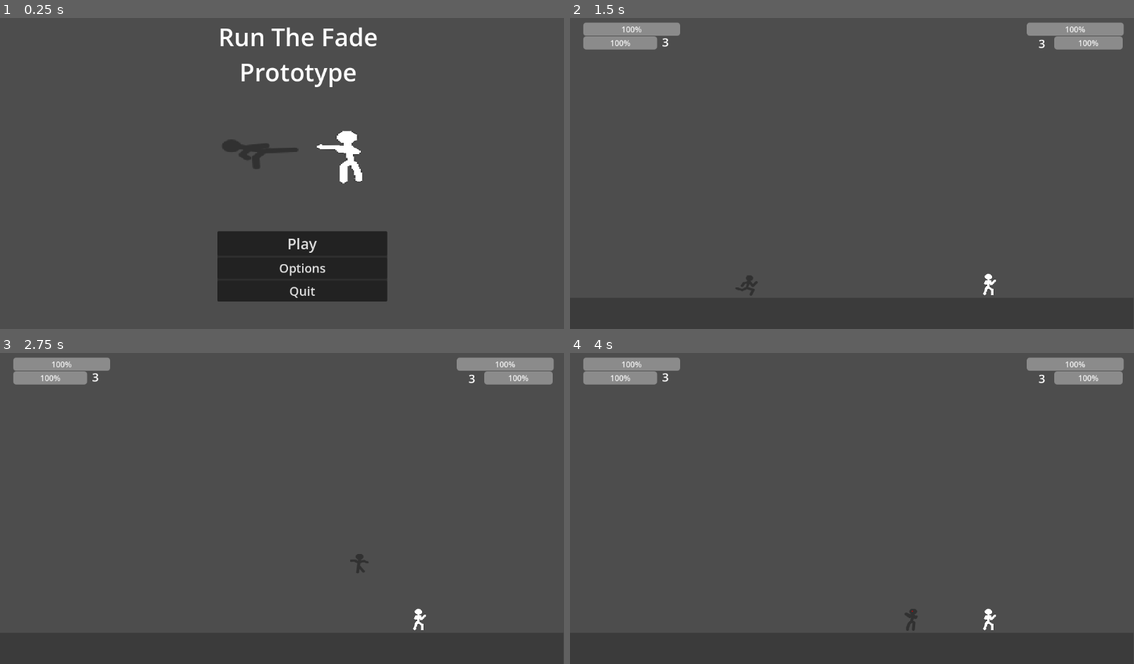
Above: before the commit, frames 1-4 (two rows, left to right).
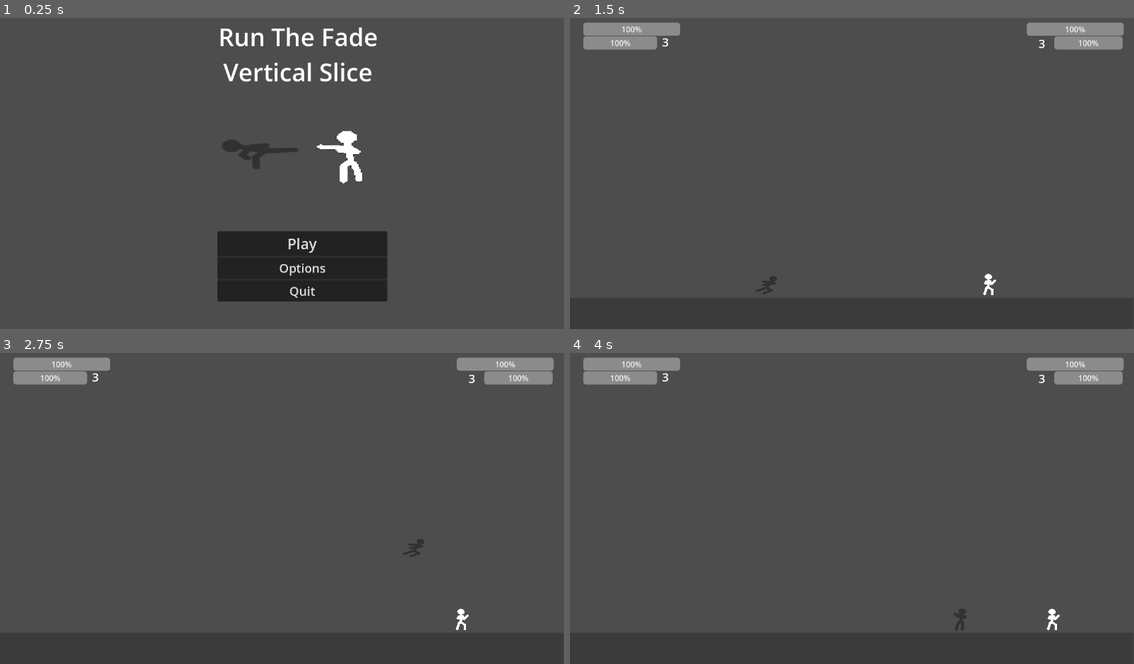
Above: after the commit, the same moments.

Repository: dsivodhamen-cmd/RunTheFade
Game: Godot game, scene res://scenes/main_menu.tscn
The game is run twice, just before and just after one commit, with the same random seed, the same clock (stepped at 60 frames per second) and the same inputs. This scene is started directly instead of the project's main scene.
Inputs:
- Up to frame 1 (0.25 s): no input
- Up to frame 2 (1.5 s): click "Play" at 0.5 s; tap Enter at 1.25 s; hold D (p1_right) from 1.28 s (still down); tap Z (p1_dash, bound only after the commit) at 1.35 s
- Up to frame 3 (2.75 s): keep holding D (p1_right); tap W (p1_up) at 1.52, 2.27 s; tap , (p2_dash, bound only after the commit) at 1.55, 2.1 s; tap Z (p1_dash, bound only after the commit) at 2.3 s
- Up to frame 4 (4 s): release D (p1_right) at 2.78 s; hold A (p1_left) 2.78-3.53 s; hold F (p1_block) 2.78-3.53 s; tap , (p2_dash, bound only after the commit) at 3.05 s; hold D (p1_right) from 3.53 s (still down); tap X (p1_heavy_attack) at 3.6 s; tap W (p1_up) at 3.77 s; tap Z (p1_dash, bound only after the commit) at 3.8 s

The runs differ from the first frame. In frame 1, 0.8% of the frame differs, in the area x 39-66%, y 14-23%; in frame 2, 0.1%; in frame 3, 0.3%; in frame 4, 0.3%.

Commit message:
Created dashing for both players

Diff:
--- a/run-the-fade/project.godot
+++ b/run-the-fade/project.godot
@@ -91,6 +91,16 @@
 "events": [Object(InputEventKey,"resource_local_to_scene":false,"resource_name":"","device":-1,"window_id":0,"alt_press …(192 unchanged characters)…
 ]
 }
+p1_dash={
+"deadzone": 0.2,
+"events": [Object(InputEventKey,"resource_local_to_scene":false,"resource_name":"","device":-1,"window_id":0,"alt_pressed":false,"shift_pressed":false,"ctrl_pressed":false,"meta_pressed":false,"pressed":false,"keycode":0,"physical_keycode":90,"key_label":0,"unicode":122,"location":0,"echo":false,"script":null)
+]
+}
+p2_dash={
+"deadzone": 0.2,
+"events": [Object(InputEventKey,"resource_local_to_scene":false,"resource_name":"","device":-1,"window_id":0,"alt_pressed":false,"shift_pressed":false,"ctrl_pressed":false,"meta_pressed":false,"pressed":false,"keycode":0,"physical_keycode":44,"key_label":0,"unicode":44,"location":0,"echo":false,"script":null)
+]
+}
 
 [physics]
 
--- a/run-the-fade/scenes/main_menu.tscn
+++ b/run-the-fade/scenes/main_menu.tscn
@@ -21,7 +21,7 @@
 offset_bottom = 156.0
 theme_override_font_sizes/font_size = 50
 text = "Run The Fade
-Prototype"
+Vertical Slice"
 horizontal_alignment = 1
 
 [node name="Sprite2D" type="Sprite2D" parent="." unique_id=325420556]
--- a/run-the-fade/scenes/player-1-body.tscn
+++ b/run-the-fade/scenes/player-1-body.tscn
@@ -22,6 +22,21 @@
 "transitions": PackedFloat32Array(1),
 "update": 1,
 "values": [15]
+}
+
+[sub_resource type="Animation" id="Animation_kh13r"]
+resource_name = "Dash"
+tracks/0/type = "value"
+tracks/0/imported = false
+tracks/0/enabled = true
+tracks/0/path = NodePath("Sprite2D:frame")
+tracks/0/interp = 1
+tracks/0/loop_wrap = true
+tracks/0/keys = {
+"times": PackedFloat32Array(0),
+"transitions": PackedFloat32Array(1),
+"update": 1,
+"values": [18]
 }
 
 [sub_resource type="Animation" id="Animation_nkgys"]
@@ -247,6 +262,7 @@
 [sub_resource type="AnimationLibrary" id="AnimationLibrary_8q7sp"]
 _data = {
 &"Block": SubResource("Animation_ggp8a"),
+&"Dash": SubResource("Animation_kh13r"),
 &"Death": SubResource("Animation_nkgys"),
 &"Heavy down attack": SubResource("Animation_w2gr0"),
 &"Heavy side attack": SubResource("Animation_ys4xf"),
--- a/run-the-fade/scenes/player-2-body.tscn
+++ b/run-the-fade/scenes/player-2-body.tscn
@@ -22,6 +22,21 @@
 "transitions": PackedFloat32Array(1),
 "update": 1,
 "values": [15]
+}
+
+[sub_resource type="Animation" id="Animation_as0cf"]
+resource_name = "Dash"
+tracks/0/type = "value"
+tracks/0/imported = false
+tracks/0/enabled = true
+tracks/0/path = NodePath("Sprite2D:frame")
+tracks/0/interp = 1
+tracks/0/loop_wrap = true
+tracks/0/keys = {
+"times": PackedFloat32Array(0),
+"transitions": PackedFloat32Array(1),
+"update": 1,
+"values": [18]
 }
 
 [sub_resource type="Animation" id="Animation_qo5eu"]
@@ -246,6 +261,7 @@
 [sub_resource type="AnimationLibrary" id="AnimationLibrary_r8fjk"]
 _data = {
 &"Block": SubResource("Animation_ggp8a"),
+&"Dash": SubResource("Animation_as0cf"),
 &"Death": SubResource("Animation_qo5eu"),
 &"Heavy down attack": SubResource("Animation_w2gr0"),
 &"Heavy side attack": SubResource("Animation_ys4xf"),
--- a/run-the-fade/scripts/player_1.gd
+++ b/run-the-fade/scripts/player_1.gd
@@ -24,13 +24,17 @@
 var parry_window = 0.2
 # create a varabile storing the window where the player can parry attacks.
 var is_attacking = false
-# creates a variable storing the players atacking, make it where they arent attacking
+# creates a variable storing the players atack, make it where they arent attacking
 var is_stunned = false
 # creates a variable storing the players stun, makes it where player isnt stunned.
 var lifes: int = 3
 # creates a vrabile storing the players lives as in interger.
 var is_dead = false
 # creates a varaible storing whether the player is dead, makes it where the player isnt dead
+var dash = 500
+# create a varaible storing the players dash
+var is_dashing = false
+# creates a varaible storing the players dash, makes it where the player isnt dashing
 
 
 @export var animation: AnimationPlayer
@@ -113,6 +117,13 @@
 		return
 # If the player is dead then this will prevent the player from moving and lets thm fall if in air
 
+	if is_dashing:
+		move_and_slide()
+		animation.play("Dash")
+		return
+# If the player is dashing then this will prevent the player from moving and plays the dashing animation
+
+
 	if direction > 0:
 		sprite_2d.flip_h = false
 # If the player is moving to the right then the sprite will not flip
@@ -120,6 +131,10 @@
 		sprite_2d.flip_h = true
 # If the player is moving to the left then the sprite will flip facing the right direction.
 
+	if Input.is_action_just_pressed("p1_dash"):
+		start_dash(direction)
+# if the player presses the dash button then they will dash
+
 	if direction:
 		velocity.x = lerp(velocity.x, direction * speed, 0.2)
 
@@ -172,6 +187,7 @@
 		return
 # returns the function if the player is dead
 
+
 	if Input.is_action_just_pressed("p1_block"):
 		start_parry()
 # if the player presses the block button then it will start the parry window.
@@ -194,6 +210,47 @@
 # if the player presses the heavy attack button then they will heavy attack
 
 
+func start_dash(direction):
+
+	if is_attacking:
+		return
+# returns the function if the player is attacking
+
+	if is_blocking:
+		return
+# returns the function if the player is blocking
+
+	if is_parrying:
+		return
+# returns the function if the player is parrying
+
+	if is_stunned:
+		return
+# returns the function if the player is stunned
+
+	if is_dashing:
+		return
+# returns the function if the player is already dashing
+
+	is_dashing = true
+# sets dashing to true and plays the dash animation
+
+	if direction != 0:
+		velocity.x = direction * dash
+# if the player is not stationary then they will dash the direction they are moving
+
+	else:
+		if sprite_2d.flip_h:
+			velocity.x = -dash
+		else:
+			velocity.x = dash
+# if the player is stationary then they will dash the direction they are facing
+
+	await get_tree().create_timer(0.2).timeout
+	is_dashing = false
+# after 0.2 seconds dashing will be set to false
+
+
 func light_attack():
 
 	if is_attacking:
@@ -203,6 +260,7 @@
 	if is_blocking:
 		return
 # returns the function if the player is blocking
+
 
 	is_attacking = true
 # sets attacking to true
--- a/run-the-fade/scripts/player_2.gd
+++ b/run-the-fade/scripts/player_2.gd
@@ -24,13 +24,17 @@
 var parry_window = 0.2
 # create a varabile storing the window where the player can parry attacks.
 var is_attacking = false
-# creates a variable storing the players atacking, make it where they arent attacking
+# creates a variable storing the players atack, make it where they arent attacking
 var is_stunned = false
 # creates a variable storing the players stun, makes it where player isnt stunned.
 var lifes: int = 3
 # creates a vrabile storing the players lives as in interger.
 var is_dead = false
 # creates a varaible storing whether the player is dead, makes it where the player isnt dead
+var dash = 500
+# create a varaible storing the players dash
+var is_dashing = false
+# creates a varaible storing the players dash, makes it where the player isnt dashing
 
 
 @export var animation: AnimationPlayer
@@ -68,7 +72,7 @@
 @onready var sprite_2d: Sprite2D = $Sprite2D
 # bringst the sprite 2d into the code allowing for it to be referenced (will be used to flip sprite)
 @export var p2_lifes_ui: Label
-# exporting an label and making in an varaible for storing lifes
+# exporting the label and making it an varaible for storing lifes
 
 
 func _ready() -> void:
@@ -81,7 +85,7 @@
 	p2_posture_ui.value = p2_posture
 # changes the value of the Progress bar to the p2_posture ammount
 	p2_lifes_ui.text = str(lifes)
-# changes the value of the label to the lifes value as an string
+# changes the value of the label to the lifes ammount as a string
 	p2_hitbox.monitoring = true
 # makes p2_hitbox stay on all the time.
 
@@ -112,6 +116,13 @@
 		move_and_slide()
 		return
 # If the player is dead then this will prevent the player from moving and lets thm fall if in air
+
+	if is_dashing:
+		move_and_slide()
+		animation.play("Dash")
+		return
+# If the player is dashing then this will prevent the player from moving and plays the dashing animation
+
 
 	if direction > 0:
 		sprite_2d.flip_h = false
@@ -120,6 +131,10 @@
 		sprite_2d.flip_h = true
 # If the player is moving to the left then the sprite will flip facing the right direction.
 
+	if Input.is_action_just_pressed("p2_dash"):
+		start_dash(direction)
+# if the player presses the dash button then they will dash
+
 	if direction:
 		velocity.x = lerp(velocity.x, direction * speed, 0.2)
 
@@ -172,6 +187,7 @@
 		return
 # returns the function if the player is dead
 
+
 	if Input.is_action_just_pressed("p2_block"):
 		start_parry()
 # if the player presses the block button then it will start the parry window.
@@ -194,6 +210,47 @@
 # if the player presses the heavy attack button then they will heavy attack
 
 
+func start_dash(direction):
+
+	if is_attacking:
+		return
+# returns the function if the player is attacking
+
+	if is_blocking:
+		return
+# returns the function if the player is blocking
+
+	if is_parrying:
+		return
+# returns the function if the player is parrying
+
+	if is_stunned:
+		return
+# returns the function if the player is stunned
+
+	if is_dashing:
+		return
+# returns the function if the player is already dashing
+
+	is_dashing = true
+# sets dashing to true and plays the dash animation
+
+	if direction != 0:
+		velocity.x = direction * dash
+# if the player is not stationary then they will dash the direction they are moving
+
+	else:
+		if sprite_2d.flip_h:
+			velocity.x = -dash
+		else:
+			velocity.x = dash
+# if the player is stationary then they will dash the direction they are facing
+
+	await get_tree().create_timer(0.2).timeout
+	is_dashing = false
+# after 0.2 seconds dashing will be set to false
+
+
 func light_attack():
 
 	if is_attacking:
@@ -203,6 +260,7 @@
 	if is_blocking:
 		return
 # returns the function if the player is blocking
+
 
 	is_attacking = true
 # sets attacking to true
